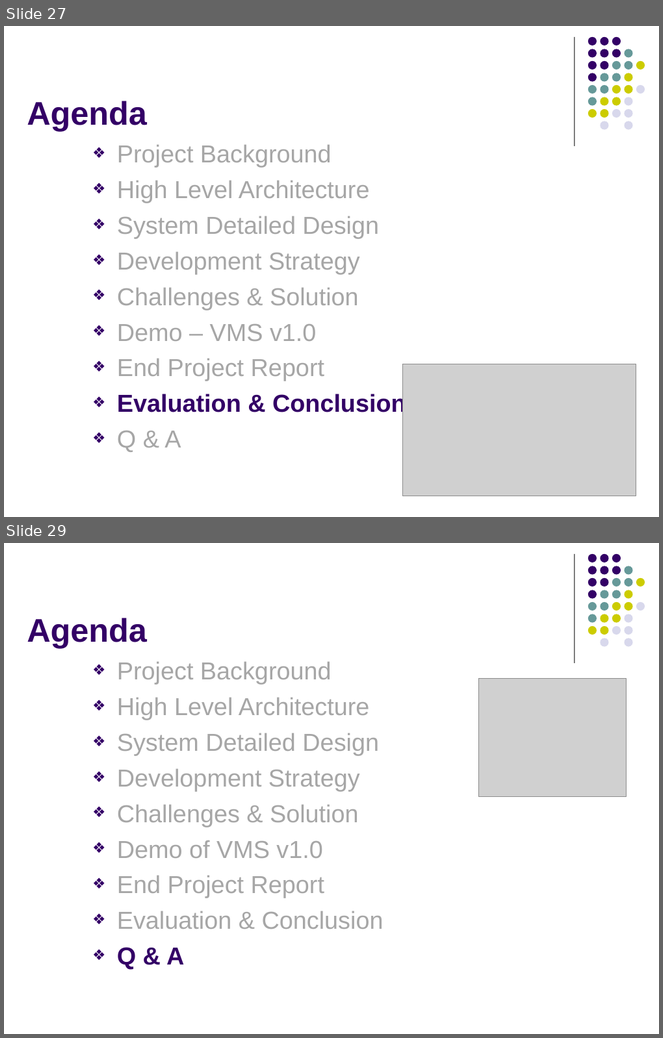
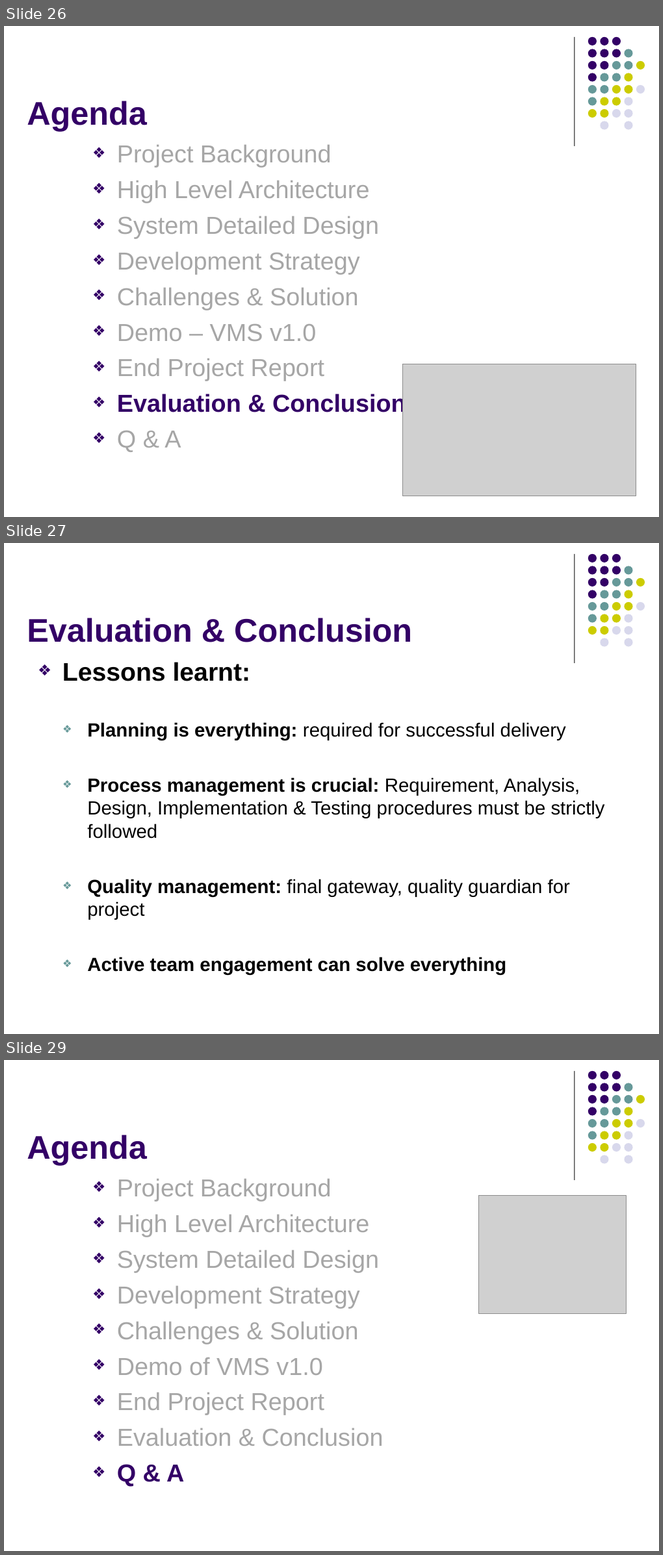
Before and after one commit to imireasa/mtech-se18-t08s, a slide deck: docs/W-9 Working Document/W-9.3 Presentation Slides/Phase 3/vms_presentation_3_v0.1.pptx. Shown one above the other, each under a label of ours: slides 27 and 29 before the commit, slides 26, 27 and 29 after it; the slides between them are not shown. The pictures are 663x1038 and 663x1555 pixels, drawn with LibreOffice and Linux fonts; fonts in the diff are those of the drawing; grey boxes stand for pictures. Boxes give left, top, right and bottom in pixels: in the first picture for what was removed or moved away, otherwise in the second. Text is boxed around its words. In the diff, an @@ line names an element or a change of style, - is before the commit and + after.

```diff
--- a/docs/W-9 Working Document/W-9.3 Presentation Slides/Phase 3/vms_presentation_3_v0.1.pptx
+++ b/docs/W-9 Working Document/W-9.3 Presentation Slides/Phase 3/vms_presentation_3_v0.1.pptx
@@ slide 27 added at box(4, 543, 659, 1034), background #FFFFFF; not listed: 32 template elements that a slide beside it also shows @@
@@ title added at box(27, 618, 412, 642), 36 pt, text #330066, bold @@
+Evaluation & Conclusion
@@ text added at box(62, 662, 605, 975), 21 pt, text #000000 @@
+❖ Lessons learnt:
+  ❖ Planning is everything: required for successful delivery
+  ❖ Process management is crucial: Requirement, Analysis, Design, Implementation & Testing procedures must be strictly followed
+  ❖ Quality management: final gateway, quality guardian for project
+  ❖ Active team engagement can solve everything
@@ what was slide 27 is now slide 26 @@
```
Also in this commit, not shown: 5 slides changed, 2 other slides added, 3 slides removed.
